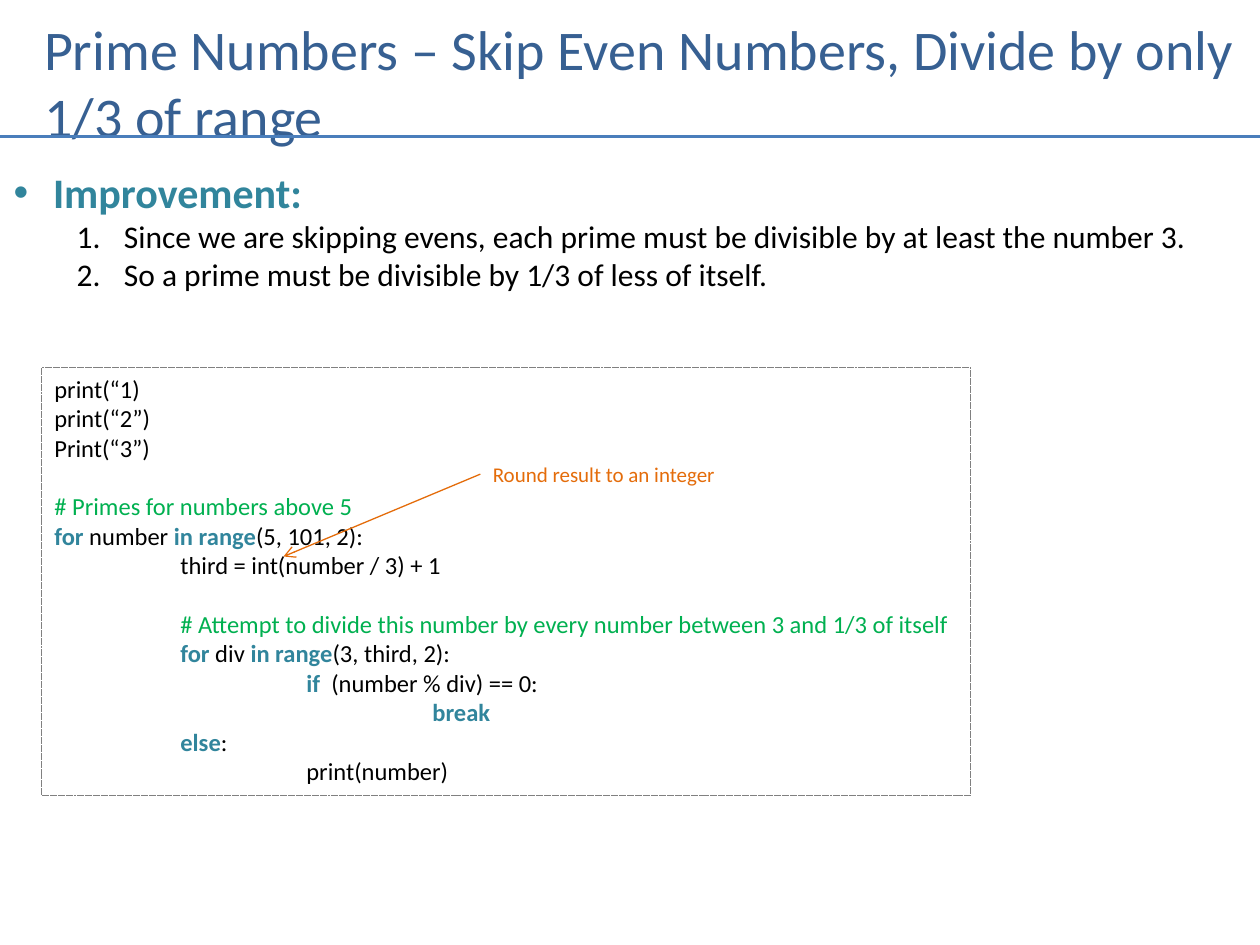
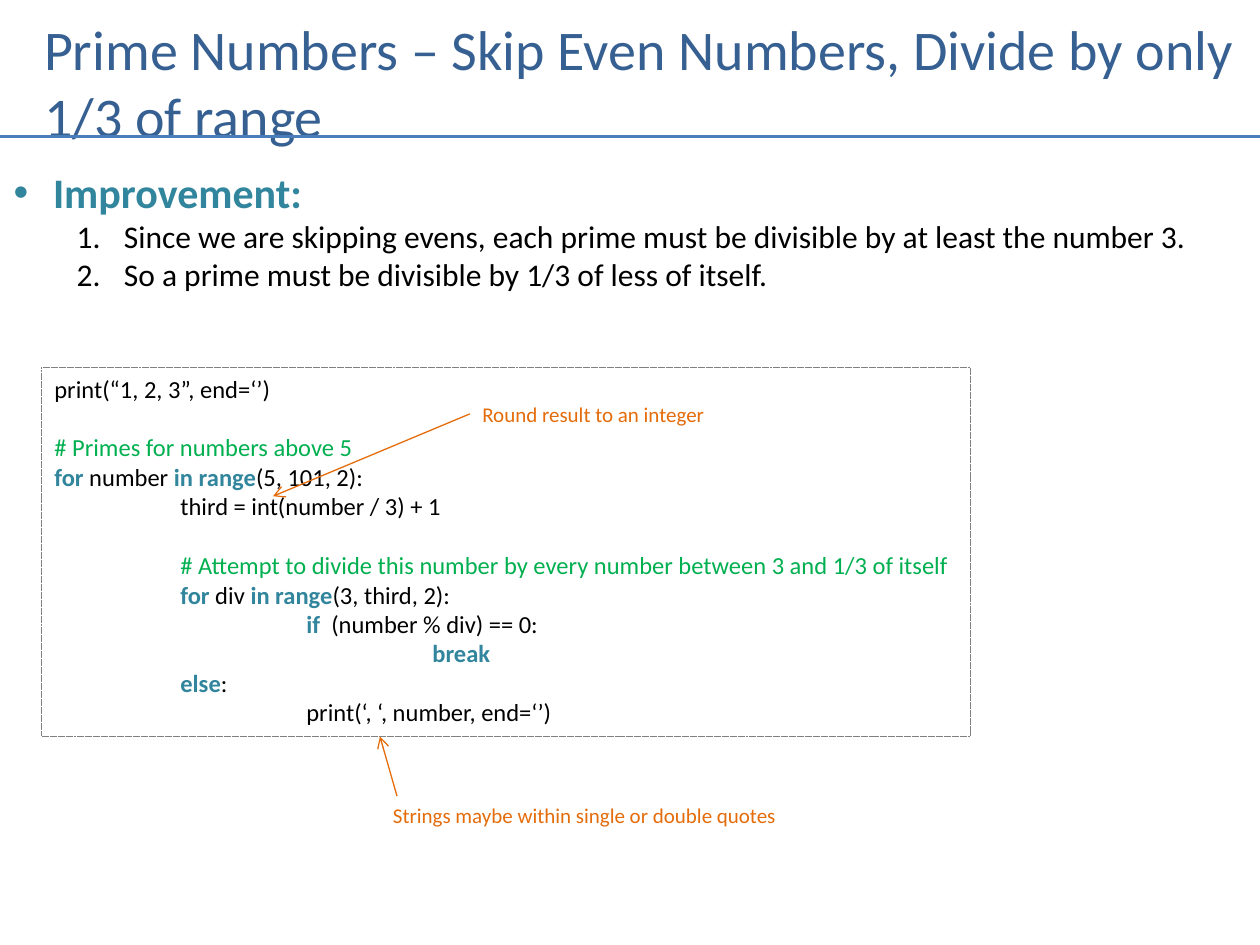
Before and after one commit to andrewferlitsch/Portland-Data-Science-Group, a slide deck: slide 6 of Presentations/Whiteboarding.pptx. Drawn at 1260x945 pixels with LibreOffice and Linux fonts; fonts in the diff are those of the drawing. Boxes give left, top, right and bottom in pixels: in the first picture for what was removed or moved away, otherwise in the second. Text is boxed around its words. In the diff, an @@ line names an element or a change of style, - is before the commit and + after.

Commit message:
clean prime example

```diff
--- a/Presentations/Whiteboarding.pptx
+++ b/Presentations/Whiteboarding.pptx
@@ rectangle "print(“1, 2, 3”, end=‘’)": place and size @@
-rectangle "print(“1, 2, 3”, end=‘’)" at [42, 368, 970, 796]
+rectangle "print(“1, 2, 3”, end=‘’)" at [42, 368, 970, 737]
@@ text in rectangle at [54, 380, 270, 402]: text changed @@
-print(“1)
-print(“2”)
-Print(“3”)
+print(“1, 2, 3”, end=‘’)
@@ arrow moved from (480, 474) - (284, 557) to (470, 413) - (273, 496) @@
@@ text "Round result to an integer": place and size @@
-text "Round result to an integer" at [493, 467, 714, 486]
+text "Round result to an integer" at [482, 407, 704, 426]
@@ text in rectangle at [306, 703, 551, 725]: text changed @@
-print(number)
+print(‘, ‘, number, end=‘’)
@@ arrow added from (397, 796) to (381, 736), #E46C0A 0.75 pt @@
@@ text added at [393, 808, 776, 827], 12 pt, text #E46C0A @@
+Strings maybe within single or double quotes
```
Also in this commit, not shown: 3 other slides changed, 2 other files.
